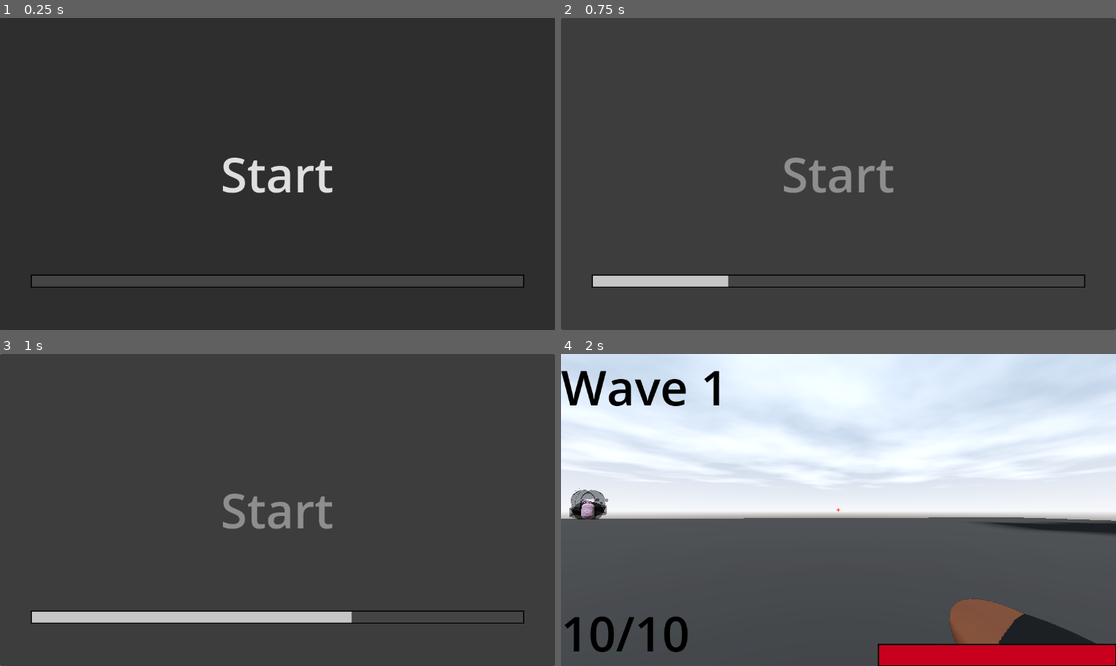
Above: before the commit, frames 1-4 (two rows, left to right).
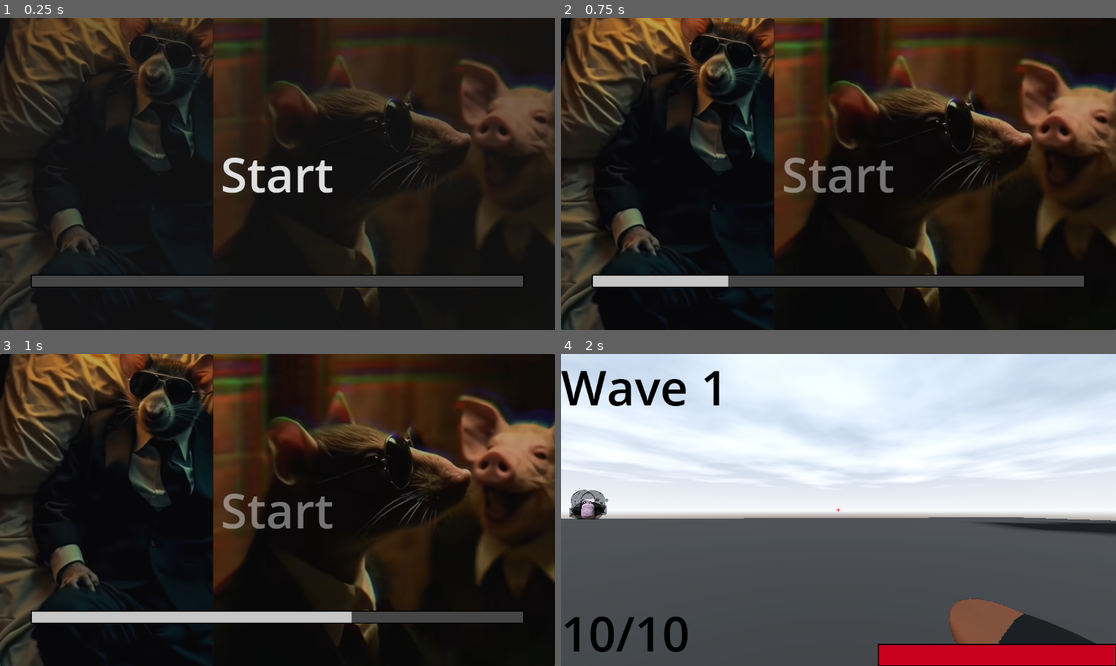
Above: after the commit, the same moments.

Repository: DylanFrenzy/The-Trials-and-Tribulations-of-Tim-Cheese
Game: Godot game, scene res://scenes/hud/start_screen.tscn
Two runs of this game, one before a commit and one after it. Both use one fixed random seed, a clock stepped at 60 frames per second and the inputs below.
Inputs (mouse positions are in pixels of both pictures, inside the frame that each line leads up to):
- Up to frame 1 (0.25 s): no input
- Up to frame 2 (0.75 s): click "Start" at 0.5 s
- Up to frame 3 (1 s): no input
- Up to frame 4 (2 s): move the mouse to (866, 510) at 1.27 s; hold W (move_forward) from 1.28 s (still down); hold Mouse wheel up (change_weapon_scroll) from 1.28 s (still down); tap Space (jump) at 1.52 s

The runs differ from the first frame. In frame 1, 77% of the frame differs, in the area x 0-100%, y 0-100%; in frame 2, 92%; in frame 3, 92%; in frame 4, nothing differs.

Commit message:
menu images

Diff:
--- a/3d-project/scenes/hud/start_screen.tscn
+++ b/3d-project/scenes/hud/start_screen.tscn
@@ -1,7 +1,9 @@
-[gd_scene load_steps=5 format=3 uid="uid://c3mcl7ou5l8jh"]
+[gd_scene load_steps=7 format=3 uid="uid://c3mcl7ou5l8jh"]
 
 [ext_resource type="Script" uid="uid://dup7xhajwggf" path="res://scripts/start_screen.gd" id="1_tx5wa"]
 [ext_resource type="AudioStream" uid="uid://ciab0m8hsfqpa" path="res://sound effects/Mitski - Washing Machine Heart [3vjkh-acmTE].mp3" id="2_4d5ri"]
+[ext_resource type="Texture2D" uid="uid://vvxo31uybp10" path="res://sound effects/Screenshot 2025-05-07 141538.png" id="2_exbml"]
+[ext_resource type="Texture2D" uid="uid://brgo3n5dml5ff" path="res://sound effects/Screenshot 2025-05-07 141601.png" id="3_q0ubb"]
 
 [sub_resource type="StyleBoxFlat" id="StyleBoxFlat_3vtch"]
 bg_color = Color(0.270222, 0.270222, 0.270222, 1)
@@ -32,9 +34,28 @@
 anchors_preset = 15
 anchor_right = 1.0
 anchor_bottom = 1.0
+offset_top = -14.0
+offset_right = -486.0
+offset_bottom = 254.0
 grow_horizontal = 2
 grow_vertical = 2
+texture = ExtResource("2_exbml")
 stretch_mode = 5
+
+[node name="TextureRect2" type="TextureRect" parent="."]
+layout_mode = 1
+anchors_preset = -1
+anchor_top = 0.041
+anchor_right = 1.0
+anchor_bottom = 1.0
+offset_left = 530.0
+offset_top = -33.568
+offset_right = 8.0
+offset_bottom = 175.0
+grow_horizontal = 2
+grow_vertical = 2
+texture = ExtResource("3_q0ubb")
+stretch_mode = 3
 
 [node name="Button" type="Button" parent="."]
 layout_mode = 1
@@ -65,6 +86,7 @@
 
 [node name="menumusic" type="AudioStreamPlayer" parent="."]
 stream = ExtResource("2_4d5ri")
+volume_db = -16.39
 autoplay = true
 
 [connection signal="pressed" from="Button" to="." method="_on_button_pressed"]
Binary file added: 3d-project/sound effects/Screenshot 2025-05-07 141538.png
Not shown, added: 3d-project/sound effects/Screenshot 2025-05-07 141538.png.import
Binary file added: 3d-project/sound effects/Screenshot 2025-05-07 141601.png
Not shown, added: 3d-project/sound effects/Screenshot 2025-05-07 141601.png.import
